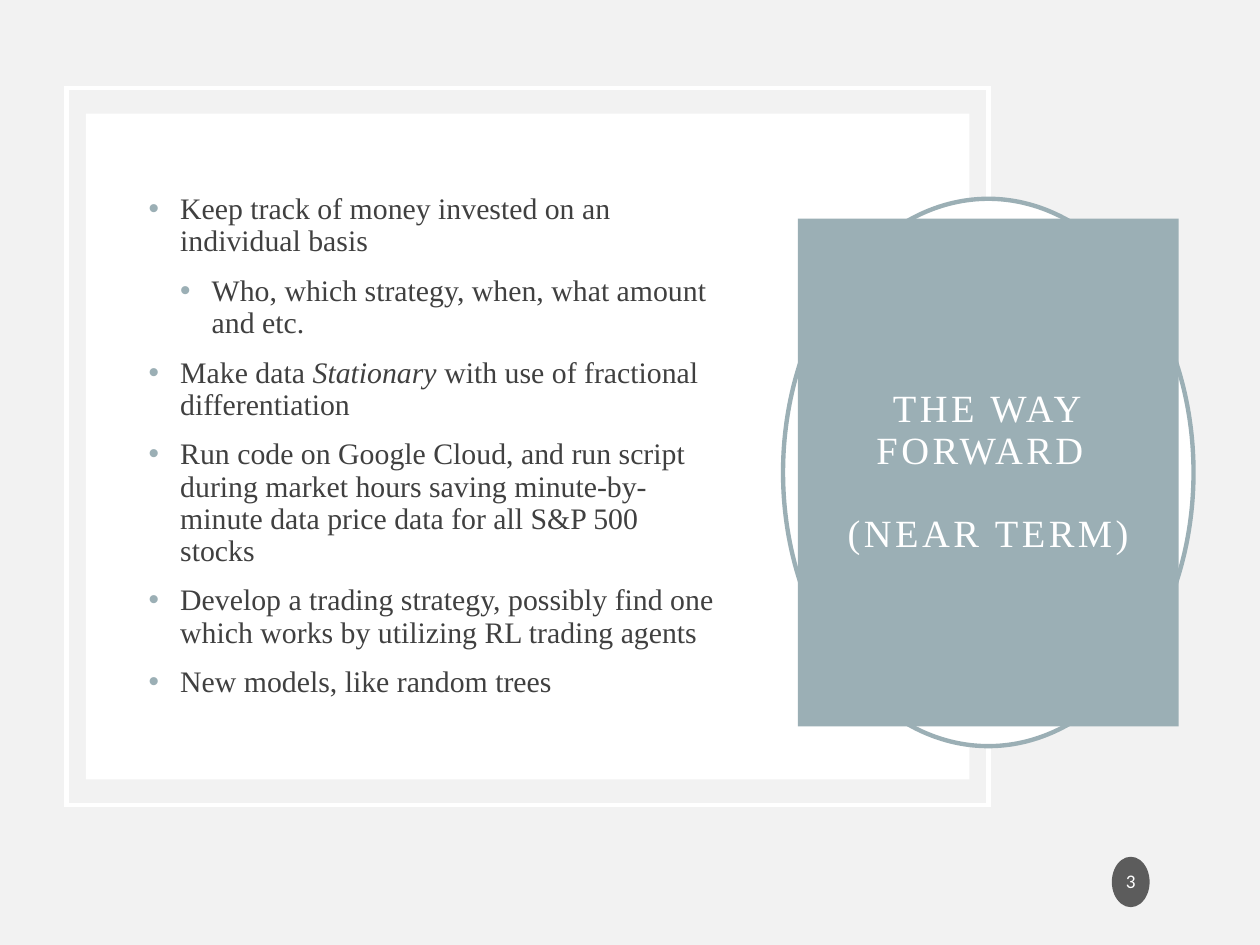
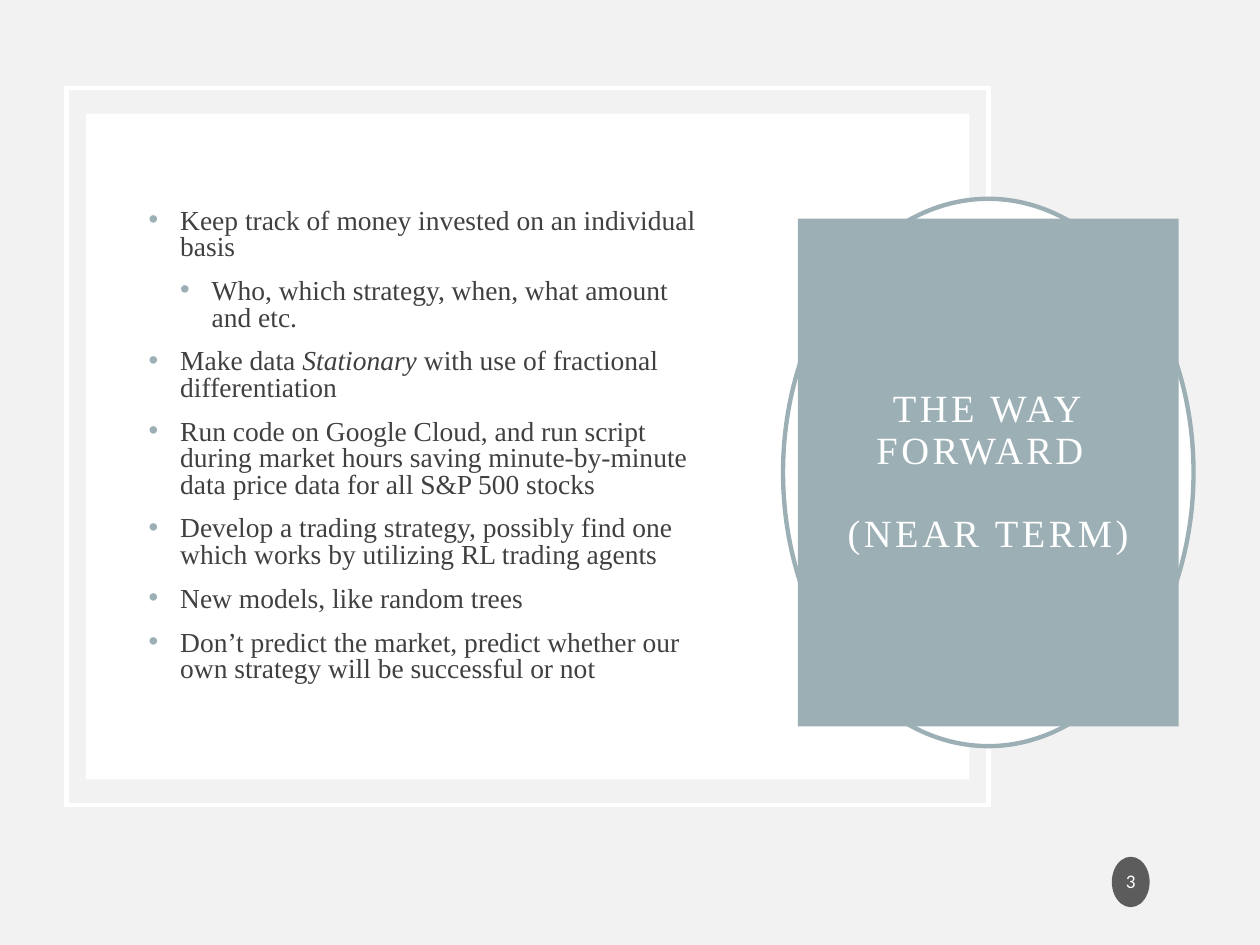
Before and after one commit to webclinic017/Enlightenment_Technologies, a slide deck: slide 3 of presentations/group_meetings/2022/January/First_Group_Meeting.pptx. Drawn at 1260x945 pixels with LibreOffice and Linux fonts; fonts in the diff are those of the drawing. Boxes give left, top, right and bottom in pixels: in the first picture for what was removed or moved away, otherwise in the second. Text is boxed around its words. In the diff, an @@ line names an element or a change of style, - is before the commit and + after.

```diff
--- a/presentations/group_meetings/2022/January/First_Group_Meeting.pptx
+++ b/presentations/group_meetings/2022/January/First_Group_Meeting.pptx
@@ text at (180, 210, 695, 612): size 17 to 15.7 pt in "Keep track of money invested on an ...", "Who, which strategy, when, what amount and ...", "Make data Stationary with use of fractional ...", "Run code on Google Cloud, and run ..." and 2 more places; line spacing 0.9 to 0.8 @@
@@ text at (180, 633, 680, 683): paragraph added @@
+• Don’t predict the market, predict whether our own strategy will be successful or not
```
